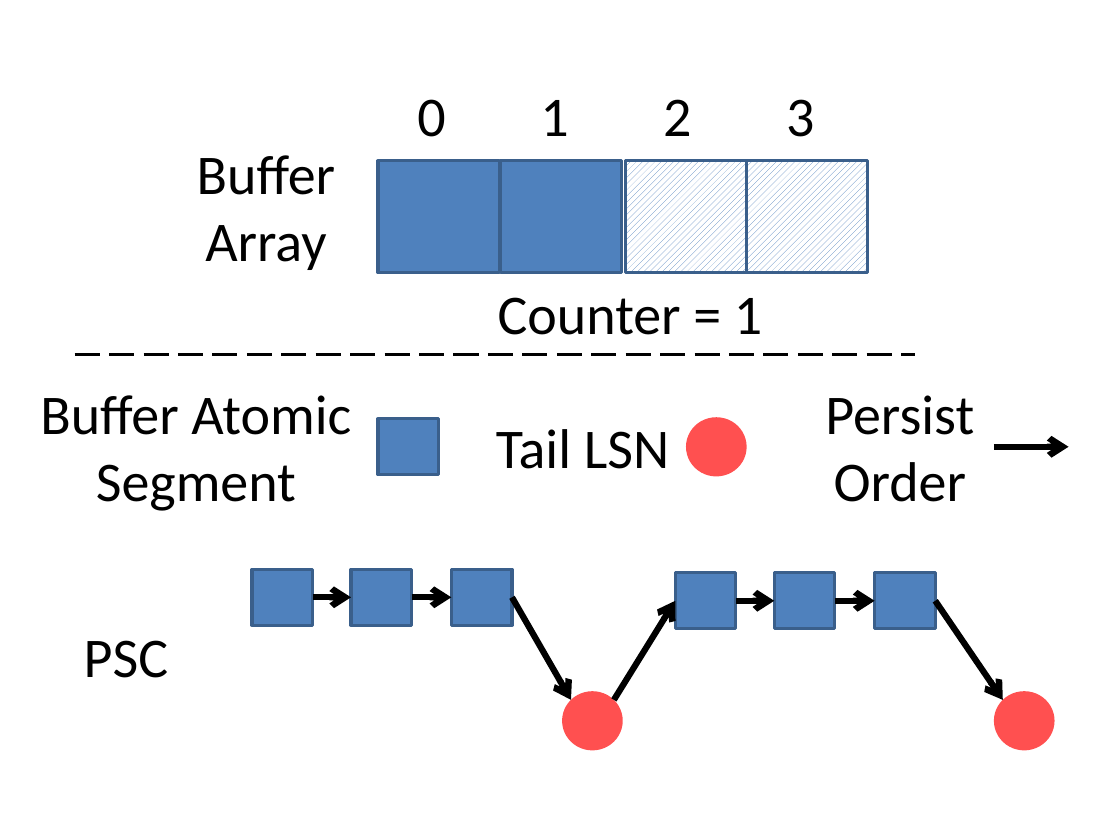
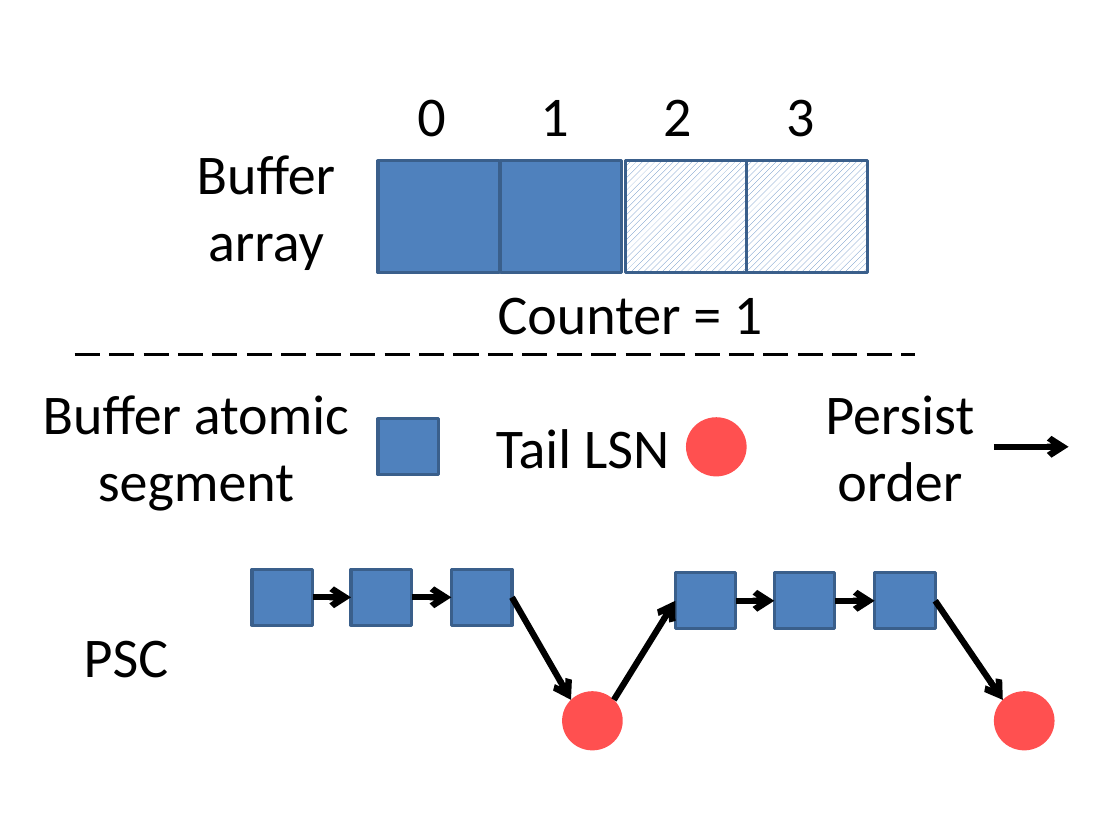
Before and after one commit to Abulila/dissertation, a slide deck: slide 1 of proposal/PMC_patterns/buffer.pptx. Drawn at 1120x840 pixels with LibreOffice and Linux fonts; fonts in the diff are those of the drawing. Boxes give left, top, right and bottom in pixels: in the first picture for what was removed or moved away, otherwise in the second. Text is boxed around its words. In the diff, an @@ line names an element or a change of style, - is before the commit and + after.

```diff
--- a/proposal/PMC_patterns/buffer.pptx
+++ b/proposal/PMC_patterns/buffer.pptx
@@ text at (197, 155, 335, 270): text changed @@
-Buffer Array
+Buffer array
@@ text at (43, 395, 349, 511): text changed @@
-Buffer Atomic Segment
+Buffer atomic segment
@@ text at (825, 395, 974, 502): text changed @@
-Persist Order
+Persist order
```
Also in this commit, not shown: 6 other files.
